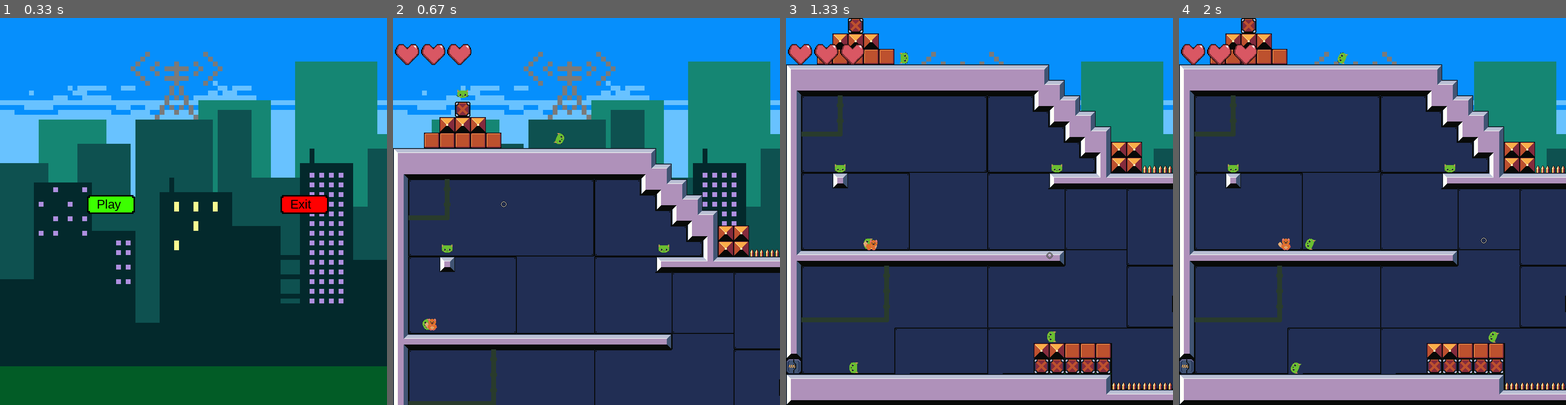
Above: before the commit, frames 1-4 (left to right).
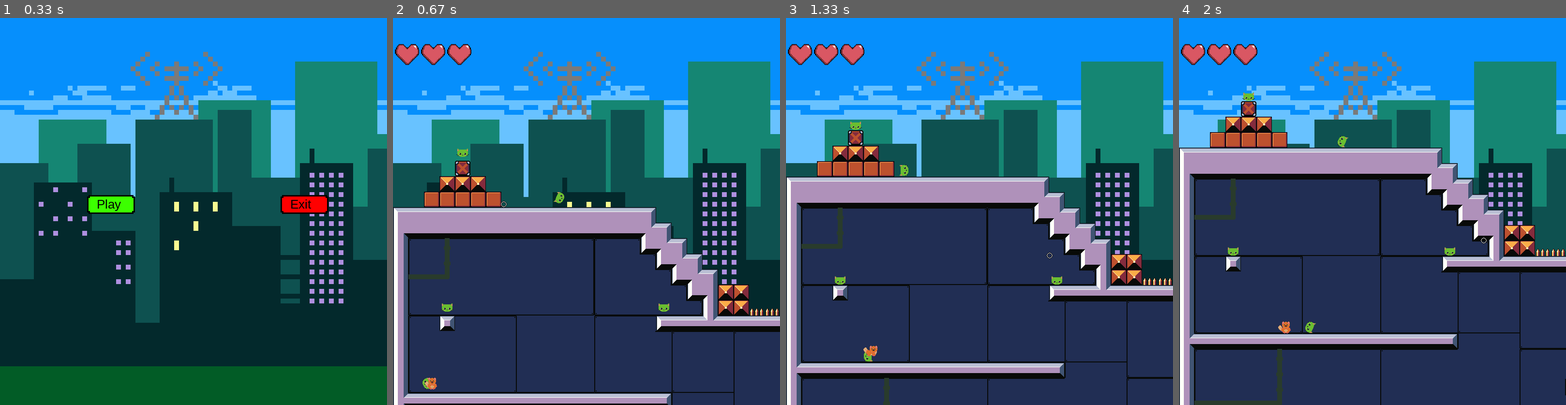
Above: after the commit, the same moments.

Repository: manucouto1/PyGame_5Gatos
Game: pygame game, started from src/main.py
Two runs of this game, one before a commit and one after it. Both use one fixed random seed, a clock stepped at 60 frames per second and the inputs below.
Inputs (mouse positions are in pixels of both pictures, inside the frame that each line leads up to):
- Up to frame 1 (0.33 s): no input
- Up to frame 2 (0.67 s): click "Play" at 0.38 s
- Up to frame 3 (1.33 s): hold W 0.67-1.13 s; hold Right 0.67-1.13 s; move the mouse to (1018, 238) at 0.7 s; hold F from 1.17 s (still down); hold Right from 1.17 s (still down); move the mouse to (1049, 254) at 1.2 s
- Up to frame 4 (2 s): release F at 1.63 s; release Right at 1.63 s; click (1484, 242) at 1.72 s

Frame 1 is identical in both runs. In frame 2, 33% of the frame differs, in the area x 0-100%, y 18-100%; in frame 3, 56%, in the area x 0-100%, y 0-100%; in frame 4, 49%.

Commit message:
[FullScreen] Intento fullscreen

Diff:
--- a/src/game/director.py
+++ b/src/game/director.py
@@ -63,5 +63,5 @@
             scene.update(dt)
             scene.draw()
 
-            pg.display.update()
+            pg.display.flip()
             dt = self.clock.tick(self.game.fps)
--- a/src/levels/level.py
+++ b/src/levels/level.py
@@ -12,6 +12,7 @@
 
 SCREEN_WIDTH = 800
 SCREEN_HEIGHT = 800
+
 
 white = (255, 255, 255)
 
@@ -30,7 +31,7 @@
         self.platforms = pg.sprite.Group()
         self.dangerous = pg.sprite.Group()
         self.h_bullets, self.enemies, self.e_bullets = None, None, None
-        self.hero, self.camera, self.layers, self.zone_events = None, None, None, None
+        self.hero, self.a, self.layers, self.zone_events = None, None, None, None
 
     def build(self, player):
         self.hero = self.hero_builder.build(player)
@@ -49,8 +50,10 @@
 class Level:
     def __init__(self, builder: LevelBuilder):
         self.container = builder.container
-        self.screen_rect = pg.Rect(SCREEN_SIZE)
-        self.screen = pg.display.set_mode((SCREEN_WIDTH, SCREEN_HEIGHT))
+        #self.screen_rect = pg.Rect(SCREEN_SIZE)
+        self.screen = pg.display.set_mode((SCREEN_WIDTH, SCREEN_HEIGHT), pg.RESIZABLE)
+        self.screen_rect = self.screen.get_rect()
+        self.monitor_size = [pg.display.Info().current_w, pg.display.Info().current_h]
         self.cursor = Cursor(self.container, pg.mouse.get_pos())
         pg.mouse.set_visible(False)
 
@@ -73,7 +76,7 @@
 
     def check_bullets_hits(self):
         pg.sprite.groupcollide(self.h_bullets, self.platforms, True, False, collided=collide_mask)
-        enemies_hits = pg.sprite.groupcollide(self.h_bullets, self.enemies, True, False )
+        enemies_hits = pg.sprite.groupcollide(self.h_bullets, self.enemies, True, False)
         enemies_damaged = list(enemies_hits.values())
         enemies_damaged = np.array(enemies_damaged).flatten()
 
--- a/src/levels/level_2d_scroller.py
+++ b/src/levels/level_2d_scroller.py
@@ -7,22 +7,38 @@
 
     def __init__(self, level_name):
         super().__init__(level_name)
+        self.fullscreen = False
 
     def events(self, events):
         for event in events:
             if event.type == pg.QUIT:
                 pg.quit()
                 sys.exit()
+            if event.type == pg.VIDEORESIZE:
+                if not self.fullscreen:
+                    self.screen = pg.display.set_mode((event.w, event.h), pg.HWSURFACE | pg.DOUBLEBUF | pg.RESIZABLE)
+                    self.screen_rect = self.screen.get_rect()
             if event.type == pg.KEYDOWN:
-                # conditions for double jumping
                 if event.key in [pg.K_UP, pg.K_w, pg.K_SPACE]:
                     self.hero.jump()
+                if event.key == pg.K_ESCAPE:
+                    pg.quit()
+                    sys.exit()
+                if event.key == pg.K_f:
+                    self.fullscreen = not self.fullscreen
+                    if self.fullscreen:
+                        self.screen = pg.display.set_mode(self.monitor_size, pg.HWSURFACE | pg.DOUBLEBUF | pg.FULLSCREEN)
+                        self.screen_rect = self.screen.get_rect()
+                    else:
+                        self.screen = pg.display.set_mode((self.screen.get_width(), self.screen.get_height()),
+                                                          pg.HWSURFACE | pg.DOUBLEBUF | pg.RESIZABLE)
+                        self.screen_rect = self.screen.get_rect()
+
             if event.type == pg.MOUSEBUTTONDOWN:
-                # mouse shutting
                 if len(self.h_bullets) < 5:
-                    # look to shoot direction
                     x, y = pg.mouse.get_pos()
-                    bullet = self.hero.shoot((x - 15, y - 15))
+                    # bullet = self.hero.shoot((x - 15, y - 15))
+                    bullet = self.hero.shoot((x - self.dto.tile_size / 2, y - self.dto.tile_size / 2))
                     self.h_bullets.add(bullet)
 
         pressed = pg.key.get_pressed()
--- a/src/menu/screen.py
+++ b/src/menu/screen.py
@@ -14,7 +14,7 @@
     def __init__(self, menu, image):
         self.menu = menu
         self.bg = assets.load_image(image)
-        self.screen = pg.display.set_mode((SCREEN_WIDTH, SCREEN_HEIGHT))
+        self.screen = pg.display.set_mode((SCREEN_WIDTH, SCREEN_HEIGHT), pg.RESIZABLE)
         # list of elementGUI
         self.elementGUI = []
 
--- a/src/sprites/active/active_entity.py
+++ b/src/sprites/active/active_entity.py
@@ -23,7 +23,7 @@
         self.onGround = False
         self.vel = pg.Vector2((0, 0))
         self.speed = 8
-        self.jump_strength = 30
+        self.jump_strength = 27
         self.num_jumps = 0
 
     def idle_loop(self, dt):
@@ -73,18 +73,21 @@
     def collide_ground(self, xvel, yvel, platforms):
         collide_l = pg.sprite.spritecollide(self, platforms, False)
         for p in collide_l:
-            if pg.sprite.collide_rect(self, p):
-                if yvel > 0:
-                    self.rect.bottom = p.rect.top
-                    self.onGround = True
-                    self.num_jumps = 0
-                if yvel < 0:
-                    self.rect.top = p.rect.bottom
-                    self.vel.y = 0
-                if xvel > 0:
-                    self.rect.right = p.rect.left
-                if xvel < 0:
-                    self.rect.left = p.rect.right
+            if yvel != 0:
+                if pg.sprite.collide_mask(self, p):
+                    if yvel > 0:
+                        self.rect.bottom = p.rect.top
+                        self.onGround = True
+                        self.num_jumps = 0
+                    if yvel < 0:
+                        self.rect.top = p.rect.bottom
+                        self.vel.y = 0
+            if xvel != 0:
+                if pg.sprite.collide_rect(self, p):
+                    if xvel > 0:
+                        self.rect.right = p.rect.left
+                    if xvel < 0:
+                        self.rect.left = p.rect.right
 
     def apply(self, platforms, dt):
         self.gravity(dt)
--- a/src/sprites/groups/camera.py
+++ b/src/sprites/groups/camera.py
@@ -22,8 +22,9 @@
         self.world_size = builder.world_size
         self.screen_size = builder.screen_size
 
-    def do_scroll(self, x, y, smooth):
-        self.scroll += (pg.Vector2((x, y)) - self.scroll) * smooth
+    def do_scroll(self, x, y, smooth_x, smooth_y):
+        (aux_x, aux_y) = (pg.Vector2((x, y)) - self.scroll)
+        self.scroll += pg.Vector2((aux_x*smooth_x, aux_y*smooth_y))
         self.scroll.x = max(-(self.world_size.width - self.screen_size.width), min(0, round(self.scroll.x)))
         self.scroll.y = max(-(self.world_size.height - self.screen_size.height), min(0, round(self.scroll.y)))
 
@@ -32,7 +33,7 @@
         if self.target:
             x = -self.target.rect.center[0] + self.screen_size.width / 2
             y = -self.target.rect.center[1] + self.screen_size.height / 2
-            self.do_scroll(x, y, 0.05)
+            self.do_scroll(x, y, 0.05, 0.005)
 
 
 class CameraVerticalGap(Camera):
@@ -48,8 +49,8 @@
             for gap in self.gaps_list:
                 if gap["end"] > self.target.rect.center[1] > gap["init"]:
                     y = -(gap["init"]+gap['end']/2) + self.screen_size.height / 2
-                    self.do_scroll(x, y, 0.05)
+                    self.do_scroll(x, y, 0.05, 0.0075)
                     return
 
             y = -self.target.rect.center[1] + self.screen_size.height / 2
-            self.do_scroll(x, y, 0.05)
+            self.do_scroll(x, y, 0.05, 0.0075)
